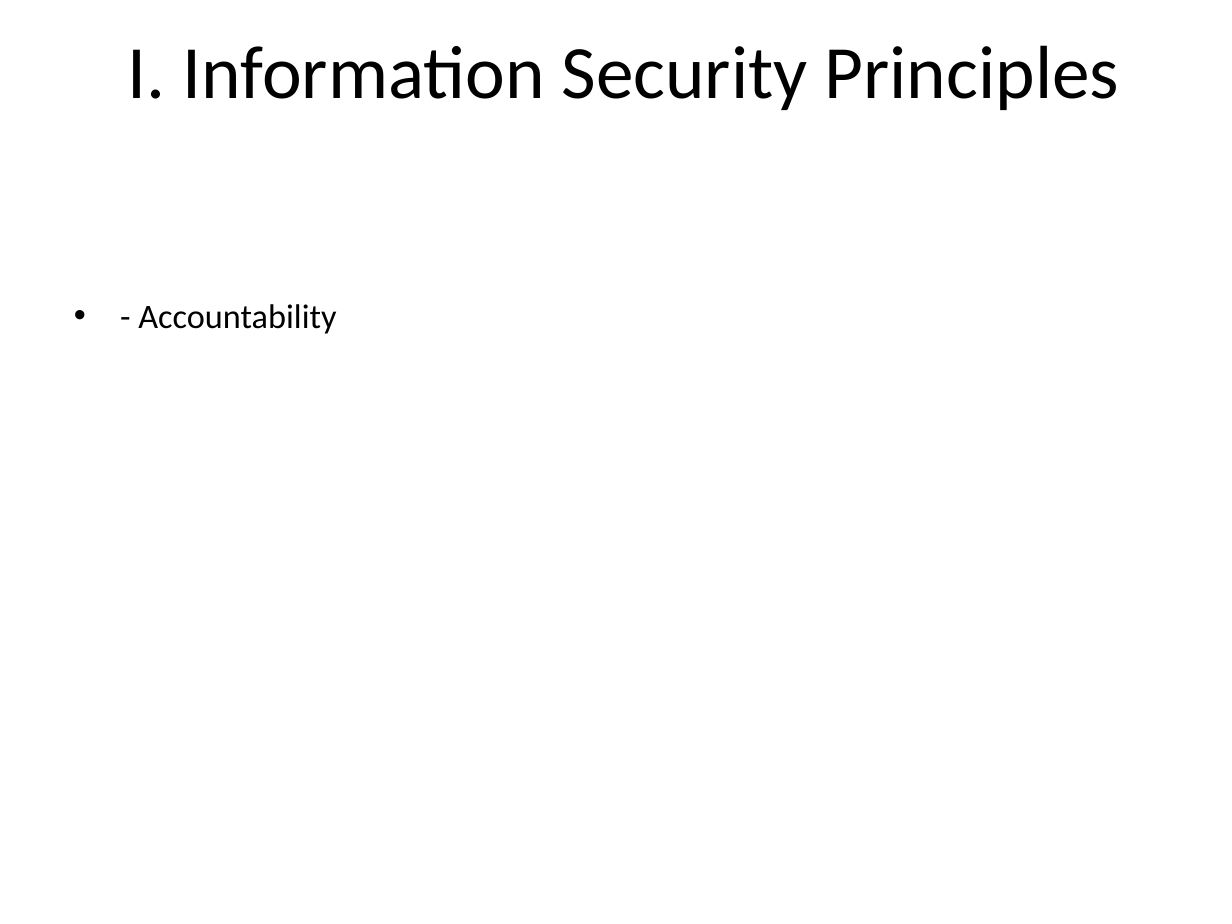
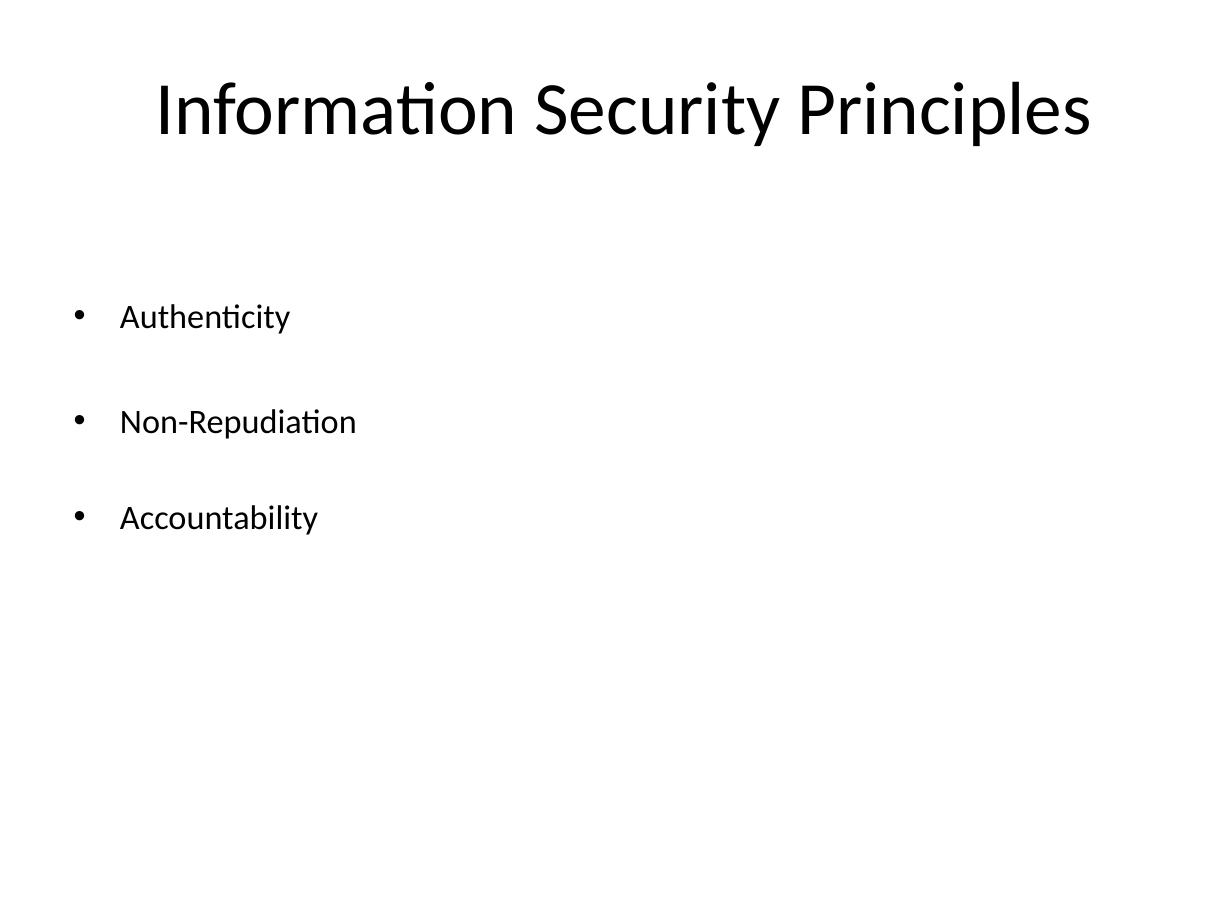
Before and after one commit to tal-training/secure-development, a slide deck: slide 3 of Day1/Introduction to Information Security/0-Introduction-to-Information-Security.md.pptx. Drawn at 1232x924 pixels with LibreOffice and Linux fonts; fonts in the diff are those of the drawing. Boxes give left, top, right and bottom in pixels: in the first picture for what was removed or moved away, otherwise in the second. Text is boxed around its words. In the diff, an @@ line names an element or a change of style, - is before the commit and + after.

```diff
--- a/Day1/Introduction to Information Security/0-Introduction-to-Information-Security.md.pptx
+++ b/Day1/Introduction to Information Security/0-Introduction-to-Information-Security.md.pptx
@@ title at (155, 81, 1091, 146): text changed @@
-I. Information Security Principles
+Information Security Principles
@@ text at (120, 304, 357, 535): text changed @@
-• - Accountability
+• Authenticity
+• Non-Repudiation
+• Accountability
```
Also in this commit, not shown: 28 other slides changed, 6 other files.
